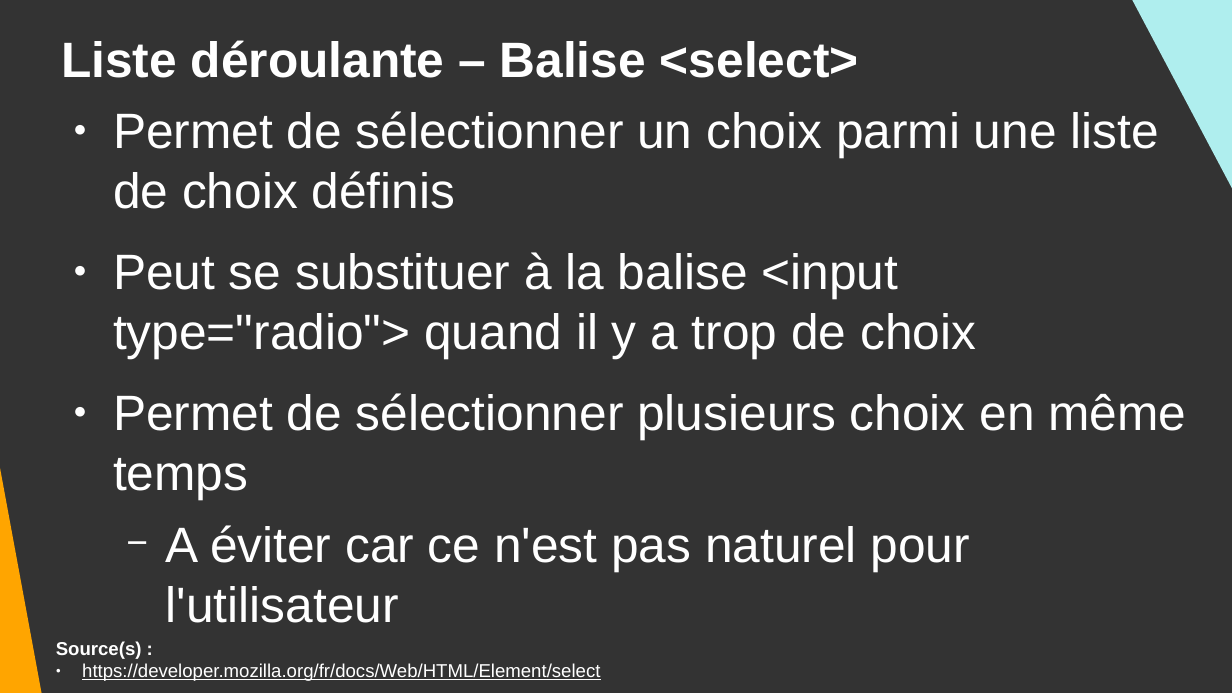
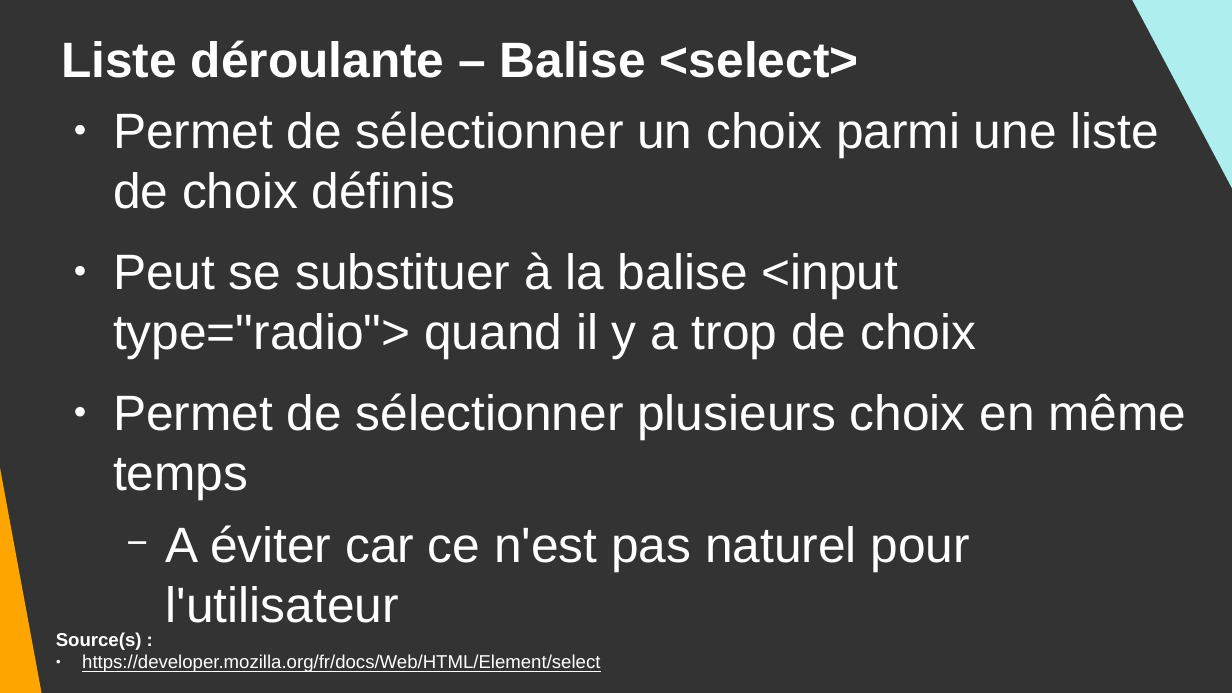
Before and after one commit to DanYellow/cours, a slide deck: slide 58 of integration-web-s1/travaux-pratiques/numero-2/presentation.odp (slide 57 before the commit). Drawn at 1232x693 pixels with LibreOffice and Linux fonts; fonts in the diff are those of the drawing. Boxes give left, top, right and bottom in pixels: in the first picture for what was removed or moved away, otherwise in the second. Text is boxed around its words. In the diff, an @@ line names an element or a change of style, - is before the commit and + after.

```diff
--- a/integration-web-s1/travaux-pratiques/numero-2/presentation.odp
+++ b/integration-web-s1/travaux-pratiques/numero-2/presentation.odp
@@ text "Source(s) :": place and size @@
-text "Source(s) :" at <box>56,641,600,681</box>
+text "Source(s) :" at <box>56,632,600,672</box>
```
Also in this commit, not shown: 27 other slides changed, 1 slide added, 1 other file.
